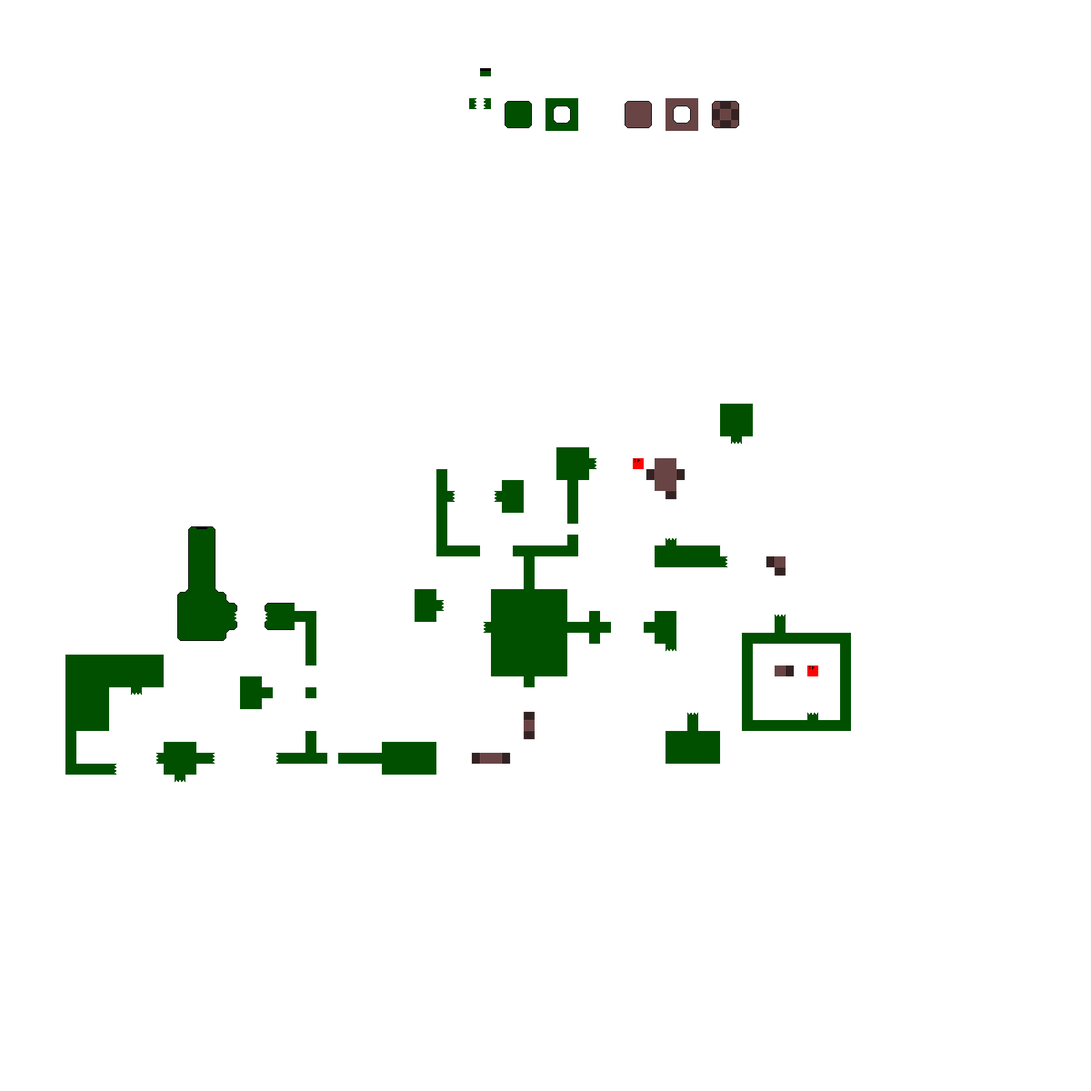
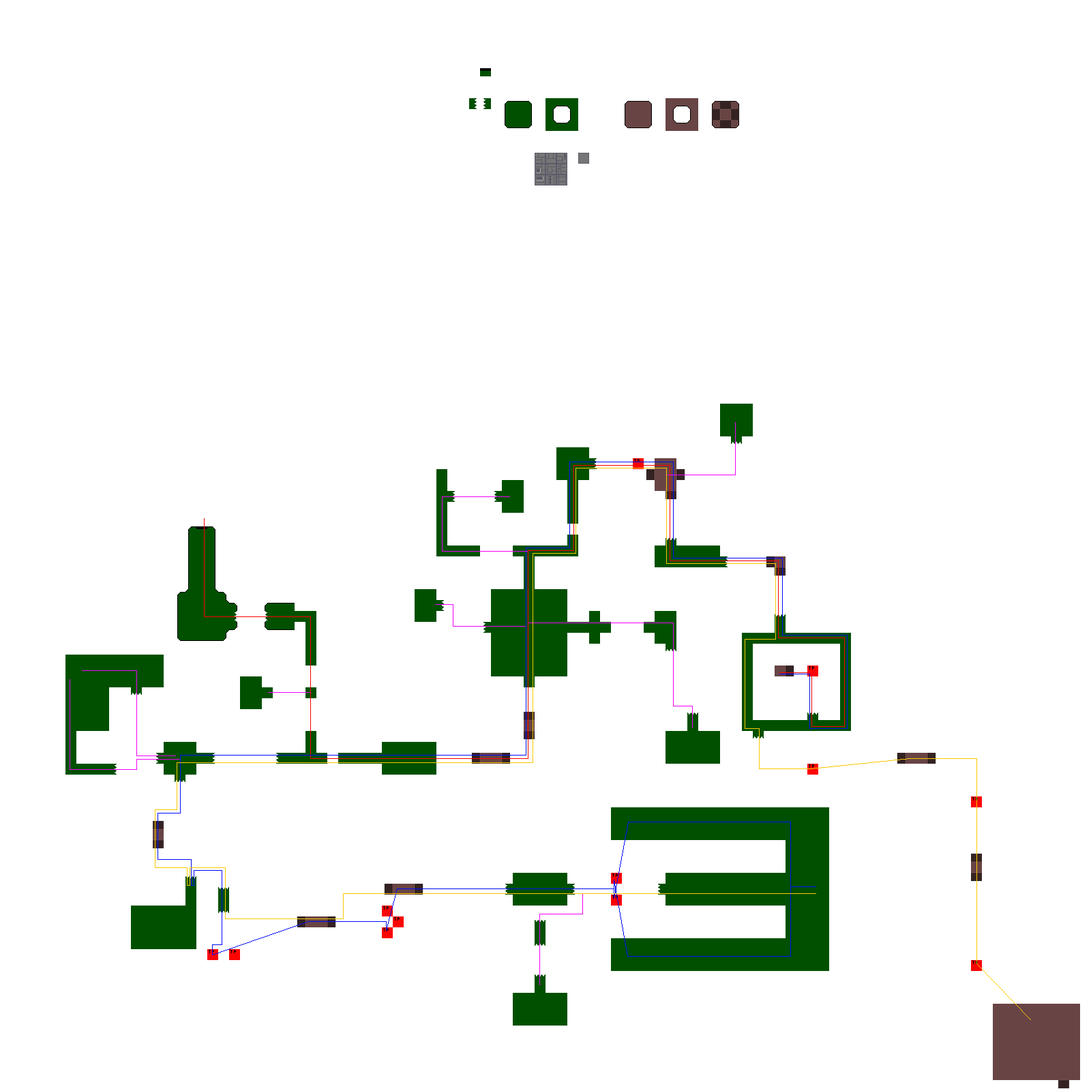
Layers edited between the first and the second 1091 × 1091 image:
added layer "helper" above "Floor" over (x1=69, y1=152, x2=1032, y2=1021)
painted on "Floor" over (x1=130, y1=731, x2=1081, y2=1089)
